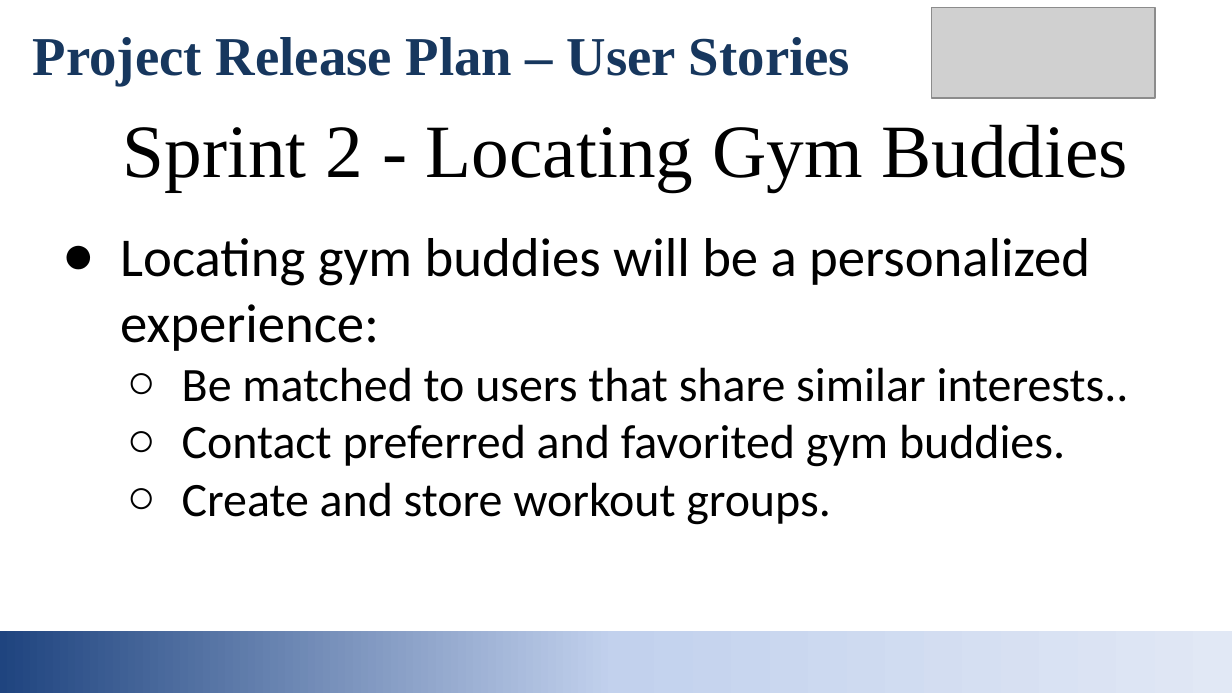
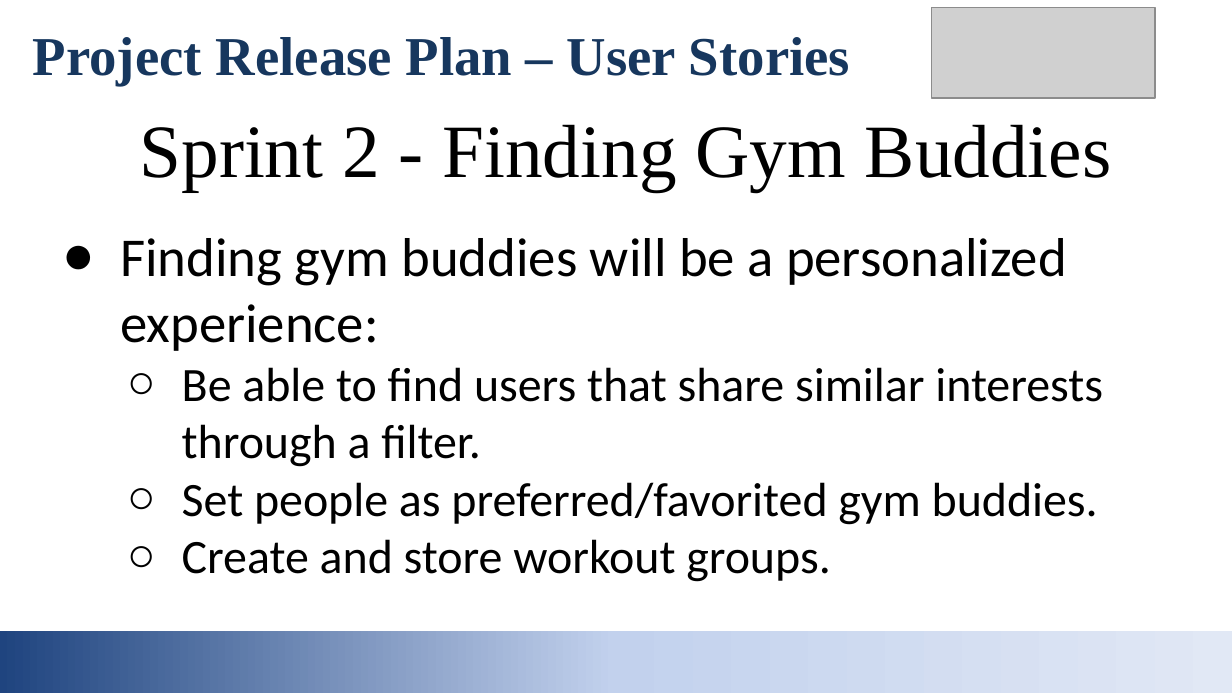
Before and after one commit to calvinklu/lyfter115, a slide deck: slide 4 of CMPS 115 - Lyfter Intro Slides.pptx. Drawn at 1232x693 pixels with LibreOffice and Linux fonts; fonts in the diff are those of the drawing; grey boxes stand for pictures. Boxes give left, top, right and bottom in pixels: in the first picture for what was removed or moved away, otherwise in the second. Text is boxed around its words. In the diff, an @@ line names an element or a change of style, - is before the commit and + after.

```diff
--- a/CMPS 115 - Lyfter Intro Slides.pptx
+++ b/CMPS 115 - Lyfter Intro Slides.pptx
@@ title at [140,124,1112,192]: text changed @@
-Sprint 2 - Locating Gym Buddies
+Sprint 2 - Finding Gym Buddies
@@ text at [120,238,1103,525]: text changed @@
-● Locating gym buddies will be a personalized experience:
-  ○ Be matched to users that share similar interests..
-  ○ Contact preferred and favorited gym buddies.
+● Finding gym buddies will be a personalized experience:
+  ○ Be able to find users that share similar interests through a filter.
+  ○ Set people as preferred/favorited gym buddies.
```
Also in this commit, not shown: 3 other slides changed.
